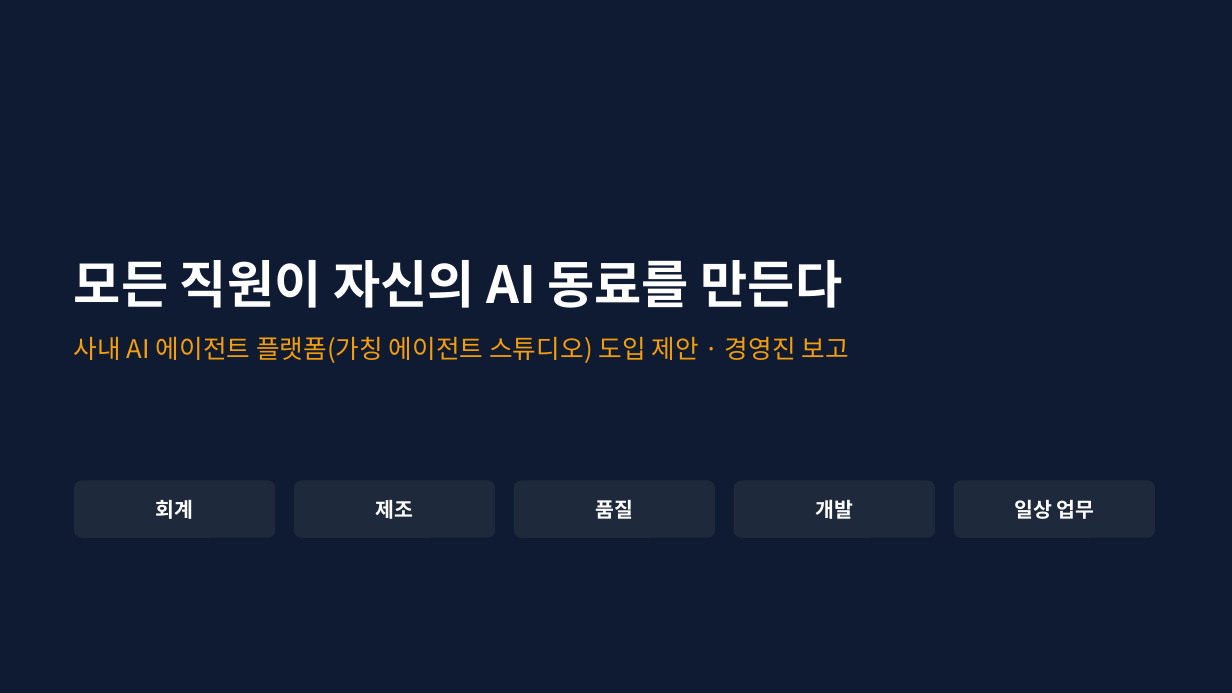
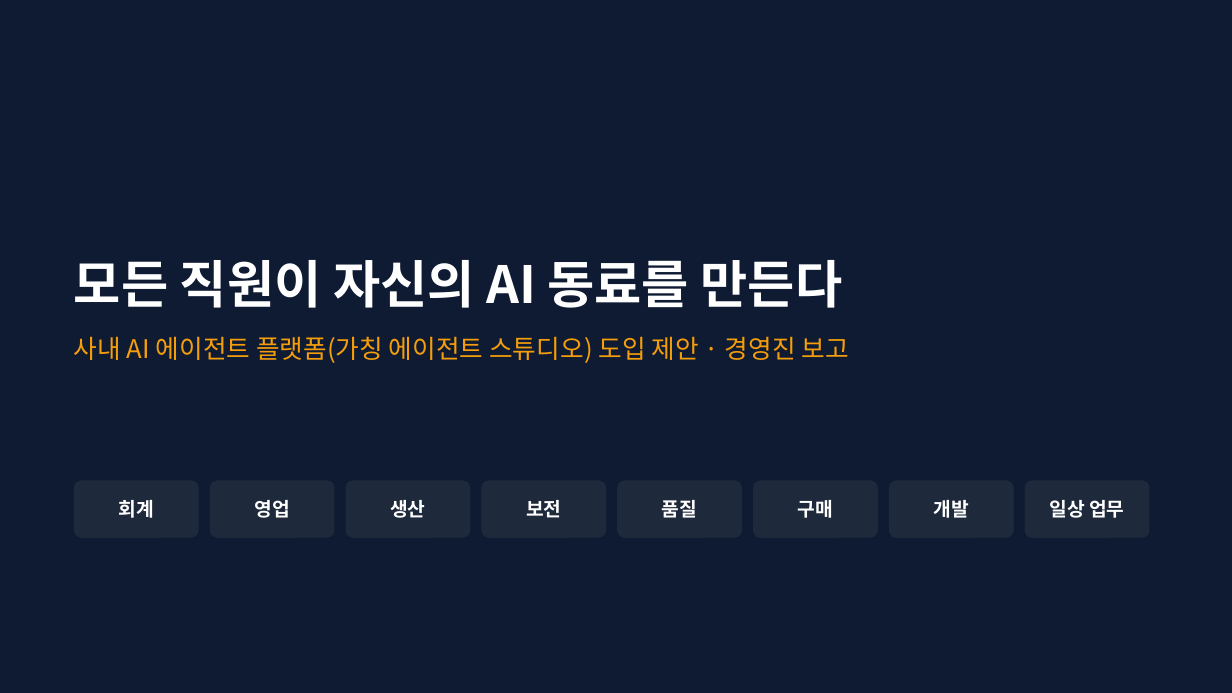
Before and after one commit to lucky-sugar-park/tech-review, a slide deck: slide 1 of proposal/ai-agent-platform-proposal-v2.pptx. Drawn at 1232x693 pixels with LibreOffice and Linux fonts; fonts in the diff are those of the drawing. Boxes give left, top, right and bottom in pixels: in the first picture for what was removed or moved away, otherwise in the second. Text is boxed around its words. In the diff, an @@ line names an element or a change of style, - is before the commit and + after.

```diff
--- a/proposal/ai-agent-platform-proposal-v2.pptx
+++ b/proposal/ai-agent-platform-proposal-v2.pptx
@@ rounded rectangle: place and size @@
-rounded rectangle at [74,481,275,538]
+rounded rectangle at [74,481,199,538]
@@ rounded rectangle: place and size @@
-rounded rectangle at [294,481,495,538]
+rounded rectangle at [210,481,335,538]
@@ text at [254,500,289,518]: text changed; size 16 to 15 pt @@
-제조
+영업
@@ rounded rectangle: place and size @@
-rounded rectangle at [514,481,715,538]
+rounded rectangle at [346,481,470,538]
@@ text added at [390,500,425,518], 15 pt, text #FFFFFF, bold @@
+생산
@@ rounded rectangle: place and size @@
-rounded rectangle at [734,481,935,538]
+rounded rectangle at [482,481,606,538]
@@ text added at [526,500,561,518], 15 pt, text #FFFFFF, bold @@
+보전
@@ text "품질": place and size @@
-text "품질" at [596,500,634,519]
+text "품질" at [662,500,697,518]
@@ rounded rectangle: place and size @@
-rounded rectangle at [954,481,1155,538]
+rounded rectangle at [617,481,742,538]
@@ rounded rectangle added at [753,481,878,538], fill #1E293B @@
@@ text added at [798,500,833,518], 15 pt, text #FFFFFF, bold @@
+구매
@@ size 16 to 15 pt in 4 elements at [119,500,154,518], [1049,500,1124,518], [662,500,697,518], [934,500,969,518] @@
@@ text "개발": place and size @@
-text "개발" at [816,499,854,519]
+text "개발" at [934,500,969,518]
@@ rounded rectangle added at [889,481,1014,538], fill #1E293B @@
@@ text "일상 업무": place and size @@
-text "일상 업무" at [1014,500,1095,519]
+text "일상 업무" at [1049,500,1124,518]
@@ rounded rectangle added at [1025,481,1150,538], fill #1E293B @@
```
Also in this commit, not shown: 2 other slides changed, 1 slide added, 3 other files.
